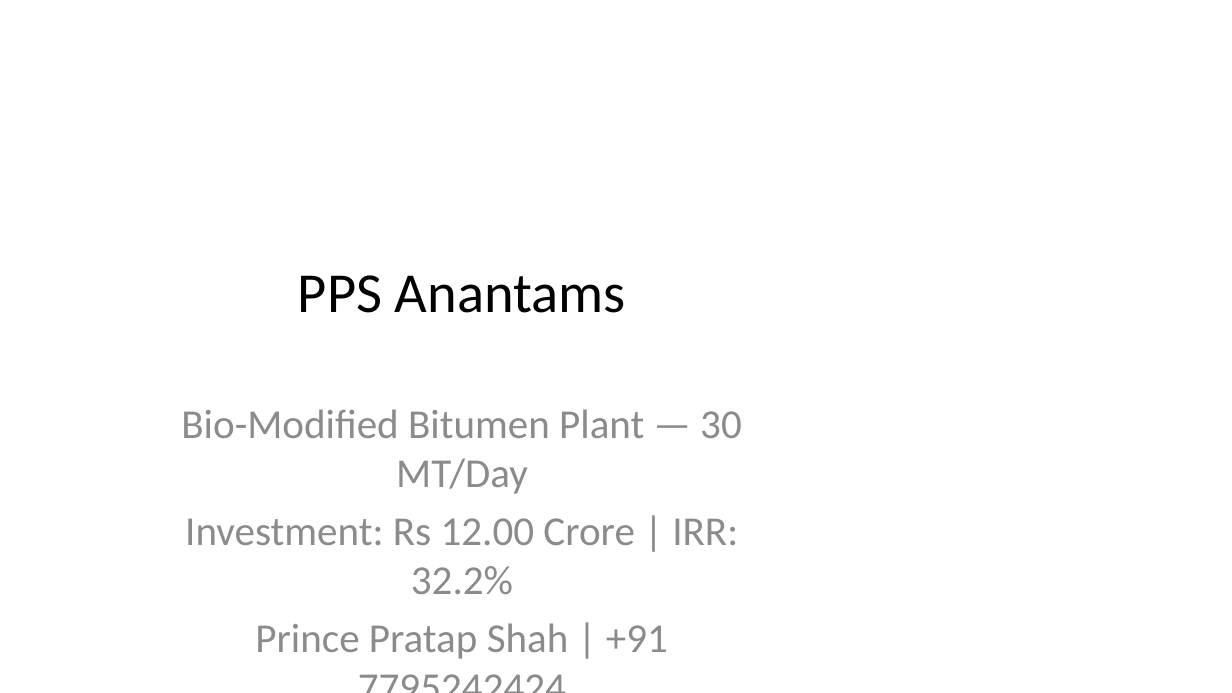
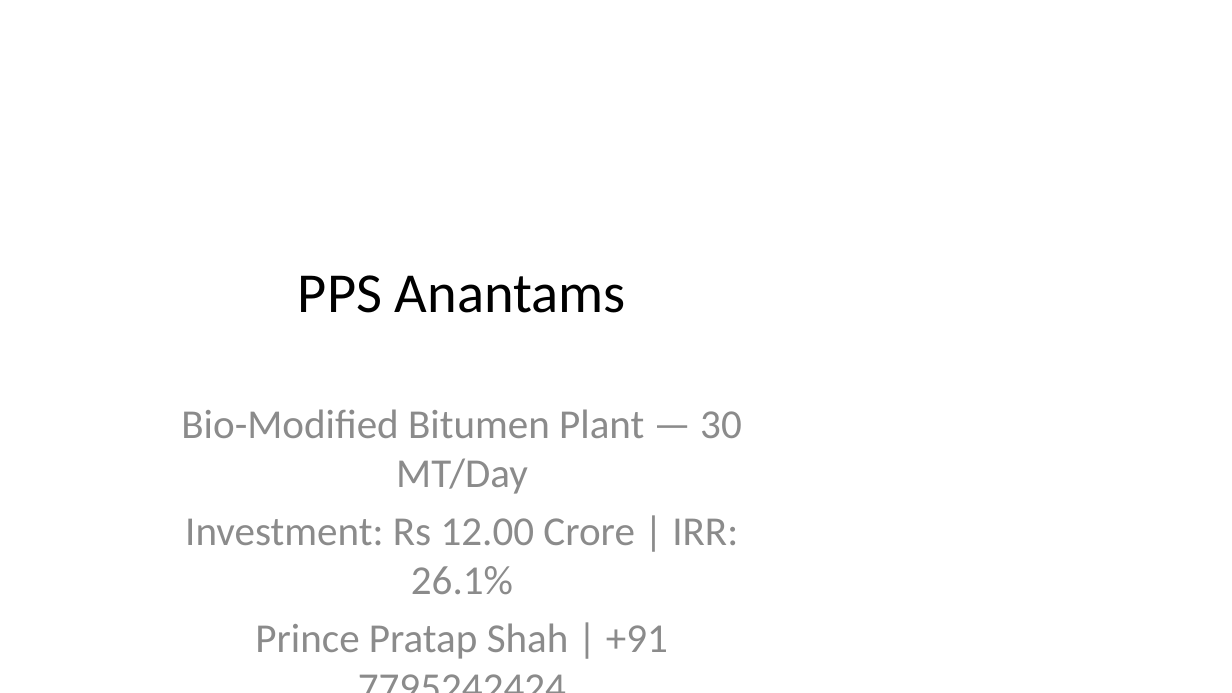
Before and after one commit to pacpltradingdesk-dotcom/bio-bitumen-consultant-portal, a slide deck: slide 1 of data/auto_synced/Investor_Pitch_30MT_Uttar_Pradesh.pptx. Drawn at 1232x693 pixels with LibreOffice and Linux fonts; fonts in the diff are those of the drawing. Boxes give left, top, right and bottom in pixels: in the first picture for what was removed or moved away, otherwise in the second. Text is boxed around its words. In the diff, an @@ line names an element or a change of style, - is before the commit and + after.

```diff
--- a/data/auto_synced/Investor_Pitch_30MT_Uttar_Pradesh.pptx
+++ b/data/auto_synced/Investor_Pitch_30MT_Uttar_Pradesh.pptx
@@ subtitle at bbox=[185, 518, 738, 594]: text changed @@
-Investment: Rs 12.00 Crore | IRR: 32.2%
+Investment: Rs 12.00 Crore | IRR: 26.1%
```
Also in this commit, not shown: 3 other slides changed, 56 other files.
